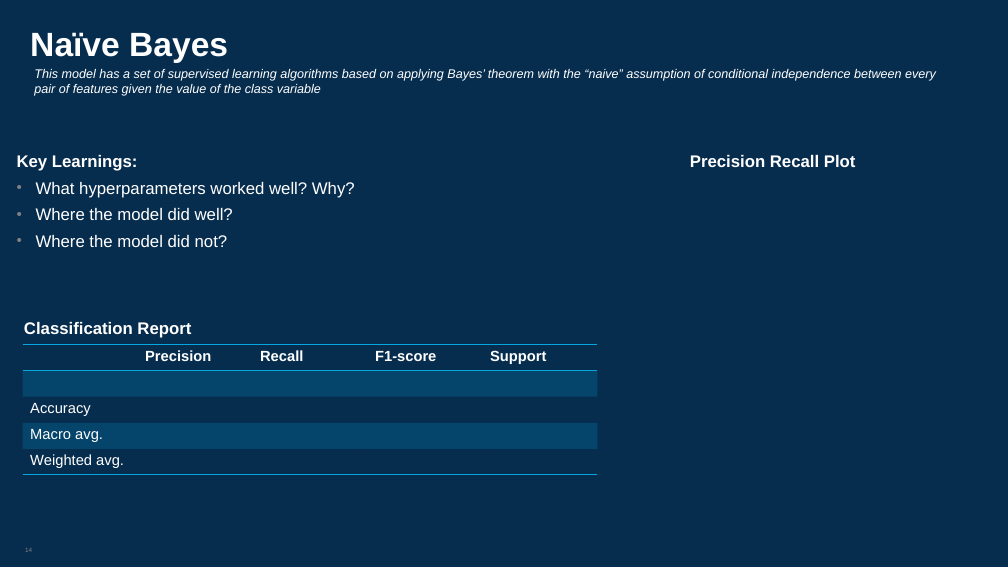
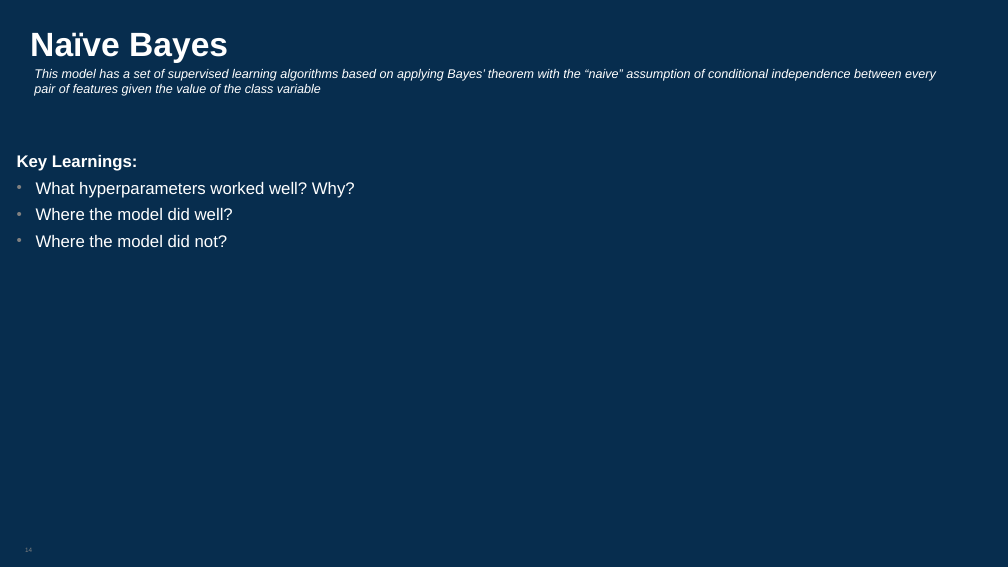
Before and after one commit to tahirbags/cs410_project, a slide deck: slide 14 of docs/cs410 final project_v1.pptx. Drawn at 1008x567 pixels with LibreOffice and Linux fonts; fonts in the diff are those of the drawing. Boxes give left, top, right and bottom in pixels: in the first picture for what was removed or moved away, otherwise in the second. Text is boxed around its words. In the diff, an @@ line names an element or a change of style, - is before the commit and + after.

```diff
--- a/docs/cs410 final project_v1.pptx
+++ b/docs/cs410 final project_v1.pptx
@@ text removed at (x1=690, y1=155, x2=856, y2=167) @@
-Precision Recall Plot
@@ text removed at (x1=24, y1=322, x2=191, y2=338) @@
-Classification Report
@@ table removed at (x1=23, y1=345, x2=597, y2=475), 5 rows, 5 columns @@
- | Precision | Recall | F1-score | Support
- |  |  |  | 
-Accuracy |  |  |  | 
-Macro avg. |  |  |  | 
-Weighted avg. |  |  |  | 
```
Also in this commit, not shown: 9 other slides changed.
